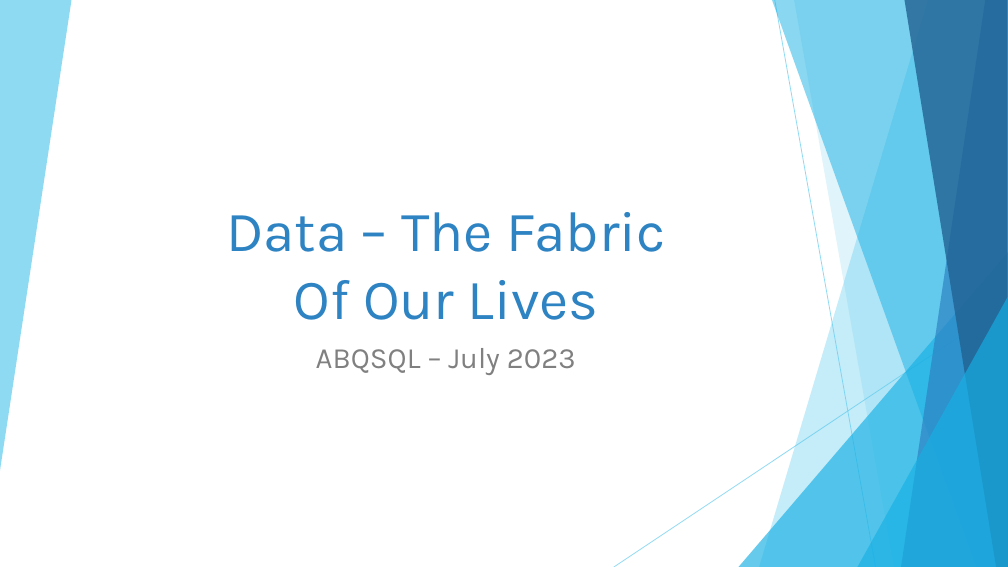
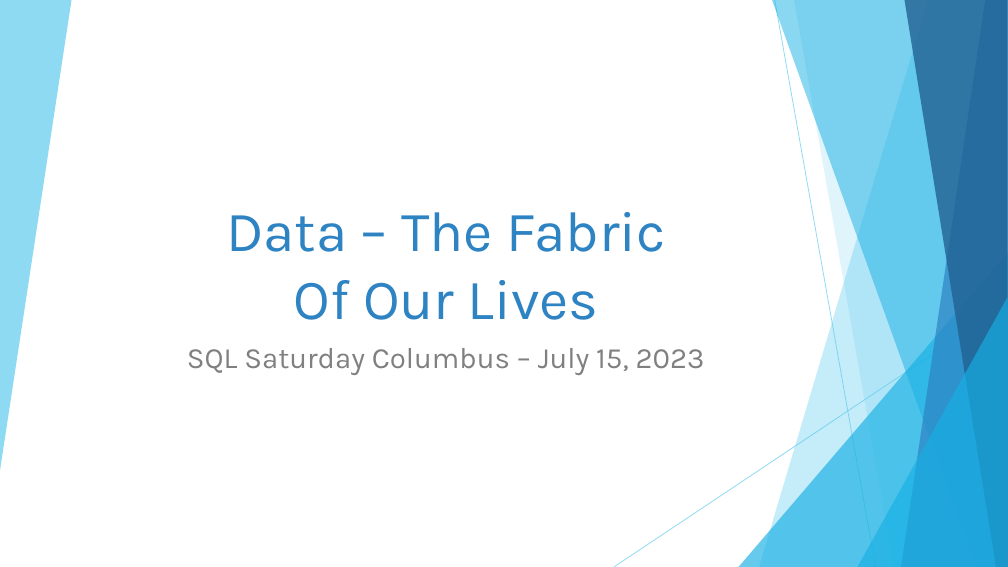
Before and after one commit to DrJekyll325/Presentations, a slide deck: slide 1 of Microsoft Fabric/Data - The Fabric Of Our Lives/20230715 - SQL Saturday Columbus - Data - The Fabric Of Our Lives.pptx. Drawn at 1008x567 pixels with LibreOffice and Linux fonts; fonts in the diff are those of the drawing. Boxes give left, top, right and bottom in pixels: in the first picture for what was removed or moved away, otherwise in the second. Text is boxed around its words. In the diff, an @@ line names an element or a change of style, - is before the commit and + after.

Commit message:
Updated for SQL Saturday Columbus

```diff
--- a/Microsoft Fabric/Data - The Fabric Of Our Lives/20230715 - SQL Saturday Columbus - Data - The Fabric Of Our Lives.pptx
+++ b/Microsoft Fabric/Data - The Fabric Of Our Lives/20230715 - SQL Saturday Columbus - Data - The Fabric Of Our Lives.pptx
@@ subtitle at bbox=[187, 348, 705, 375]: text changed @@
-ABQSQL – July 2023
+SQL Saturday Columbus – July 15, 2023
```
Also in this commit, not shown: 1 other slide changed.
